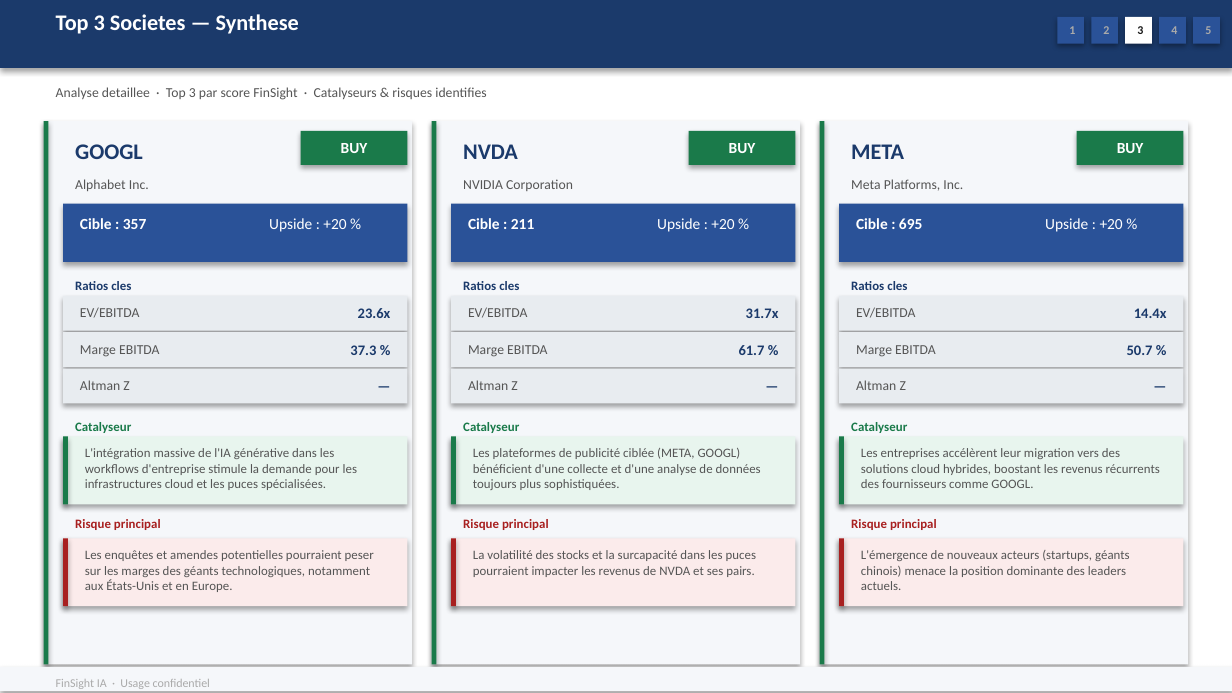
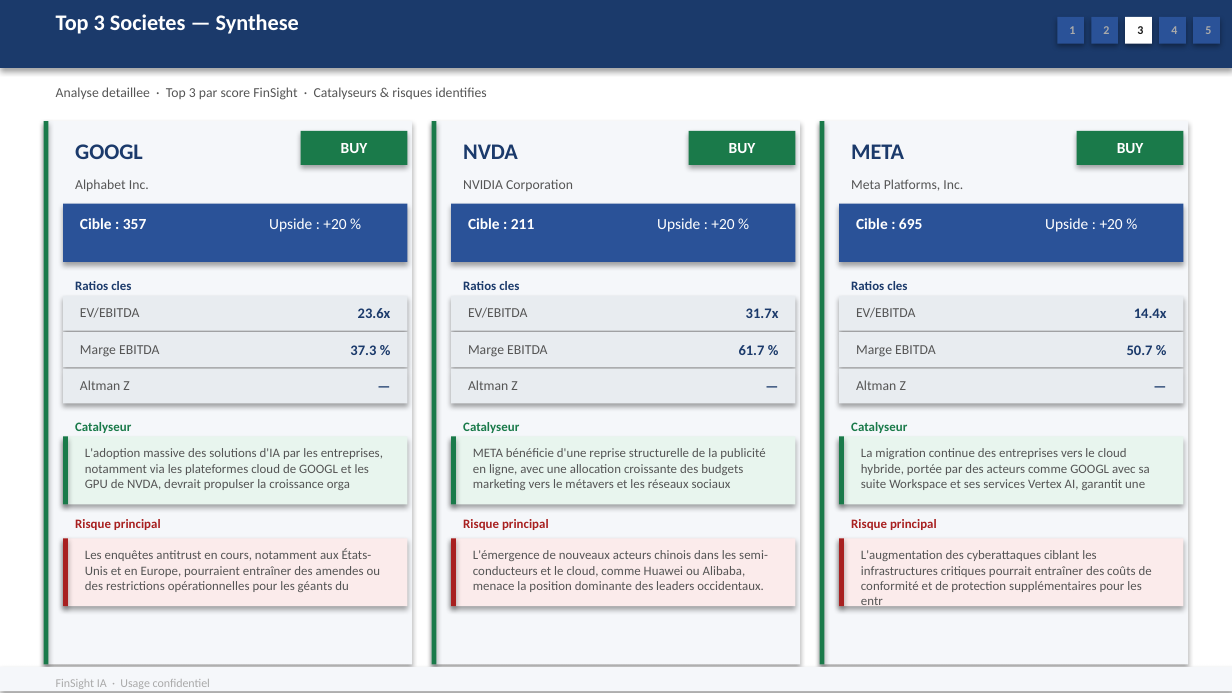
Before and after one commit to baptistejeh07-art/finsight-ia, a slide deck: slide 13 of preview/secteur_Technology_S&P_500/secteur_Technology_S&P_500.pptx. Drawn at 1232x693 pixels with LibreOffice and Linux fonts; fonts in the diff are those of the drawing. Boxes give left, top, right and bottom in pixels: in the first picture for what was removed or moved away, otherwise in the second. Text is boxed around its words. In the diff, an @@ line names an element or a change of style, - is before the commit and + after.

```diff
--- a/preview/secteur_Technology_S&P_500/secteur_Technology_S&P_500.pptx
+++ b/preview/secteur_Technology_S&P_500/secteur_Technology_S&P_500.pptx
@@ text at bbox=[85, 448, 383, 490]: text changed @@
-L'intégration massive de l'IA générative dans les workflows d'entreprise stimule la demande pour les infrastructures cloud et les puces spécialisées.
+L'adoption massive des solutions d'IA par les entreprises, notamment via les plateformes cloud de GOOGL et les GPU de NVDA, devrait propulser la croissance orga
@@ text at bbox=[473, 448, 765, 490]: text changed @@
-Les plateformes de publicité ciblée (META, GOOGL) bénéficient d'une collecte et d'une analyse de données toujours plus sophistiquées.
+META bénéficie d'une reprise structurelle de la publicité en ligne, avec une allocation croissante des budgets marketing vers le métavers et les réseaux sociaux
@@ text at bbox=[861, 448, 1150, 490]: text changed @@
-Les entreprises accélèrent leur migration vers des solutions cloud hybrides, boostant les revenus récurrents des fournisseurs comme GOOGL.
+La migration continue des entreprises vers le cloud hybride, portée par des acteurs comme GOOGL avec sa suite Workspace et ses services Vertex AI, garantit une
@@ text at bbox=[85, 548, 381, 592]: text changed @@
-Les enquêtes et amendes potentielles pourraient peser sur les marges des géants technologiques, notamment aux États-Unis et en Europe.
+Les enquêtes antitrust en cours, notamment aux États-Unis et en Europe, pourraient entraîner des amendes ou des restrictions opérationnelles pour les géants du
@@ text at bbox=[473, 550, 768, 592]: text changed @@
-La volatilité des stocks et la surcapacité dans les puces pourraient impacter les revenus de NVDA et ses pairs.
+L'émergence de nouveaux acteurs chinois dans les semi-conducteurs et le cloud, comme Huawei ou Alibaba, menace la position dominante des leaders occidentaux.
@@ text at bbox=[861, 550, 1152, 608]: text changed @@
-L'émergence de nouveaux acteurs (startups, géants chinois) menace la position dominante des leaders actuels.
+L'augmentation des cyberattaques ciblant les infrastructures critiques pourrait entraîner des coûts de conformité et de protection supplémentaires pour les entr
```
Also in this commit, not shown: 5 other slides changed, 2 other files.
